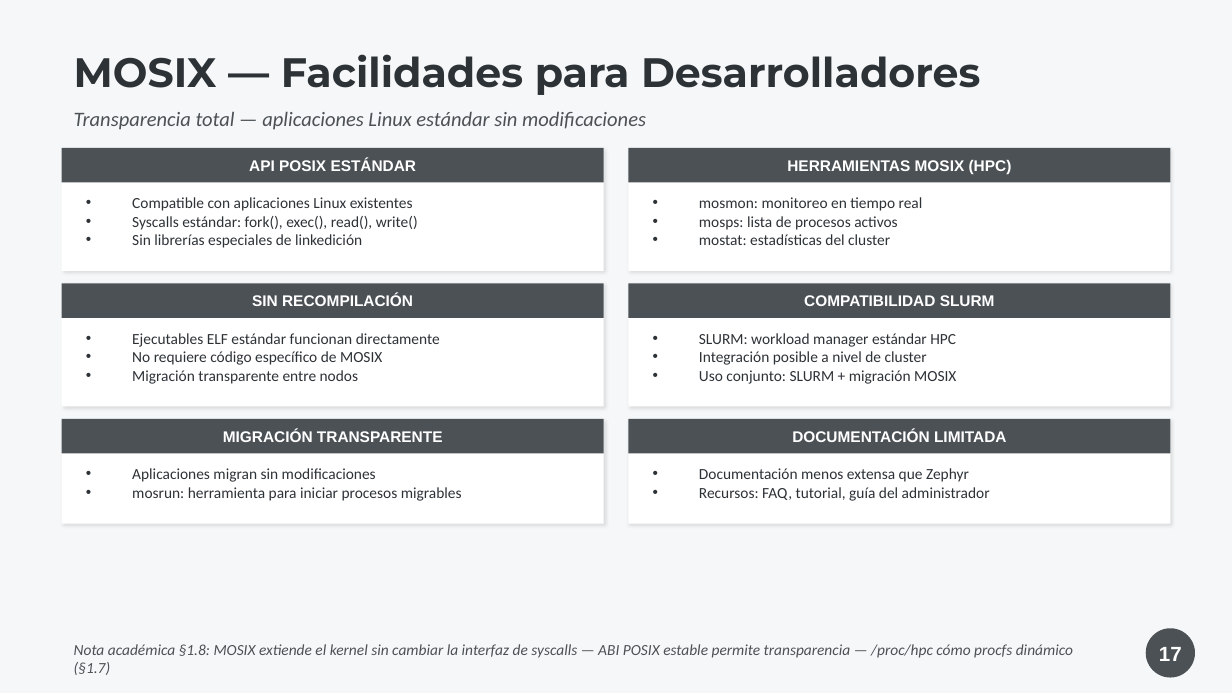
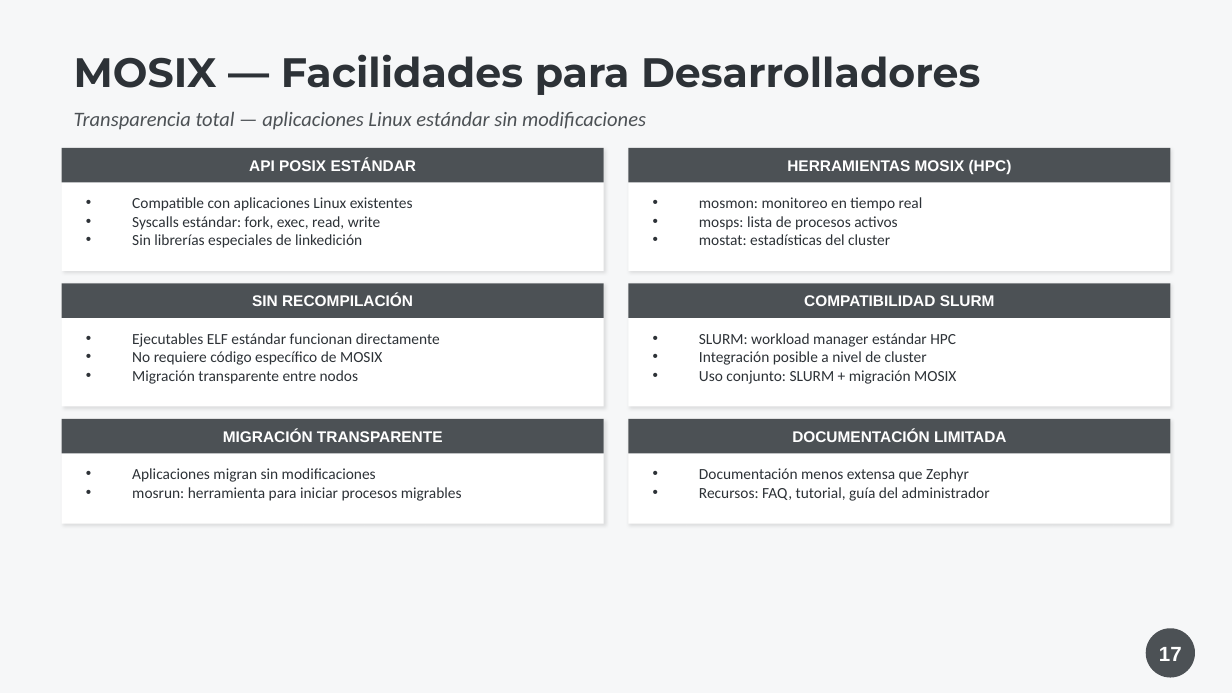
Before and after one commit to LucasIvanCardozo/TP-especial-SO, a slide deck: slide 17 of TP_Especial_Zephyr_MOSIX_v2.pptx. Drawn at 1232x693 pixels with LibreOffice and Linux fonts; fonts in the diff are those of the drawing. Boxes give left, top, right and bottom in pixels: in the first picture for what was removed or moved away, otherwise in the second. Text is boxed around its words. In the diff, an @@ line names an element or a change of style, - is before the commit and + after.

```diff
--- a/TP_Especial_Zephyr_MOSIX_v2.pptx
+++ b/TP_Especial_Zephyr_MOSIX_v2.pptx
@@ text at [132,216,381,230]: text changed @@
-• Syscalls estándar: fork(), exec(), read(), write()
+• Syscalls estándar: fork, exec, read, write
@@ text removed at [74,644,1073,675] @@
-Nota académica §1.8: MOSIX extiende el kernel sin cambiar la interfaz de syscalls — ABI POSIX estable permite transparencia — /proc/hpc cómo procfs dinámico (§1.7)
```
Also in this commit, not shown: 26 other slides changed, 7 other files.
